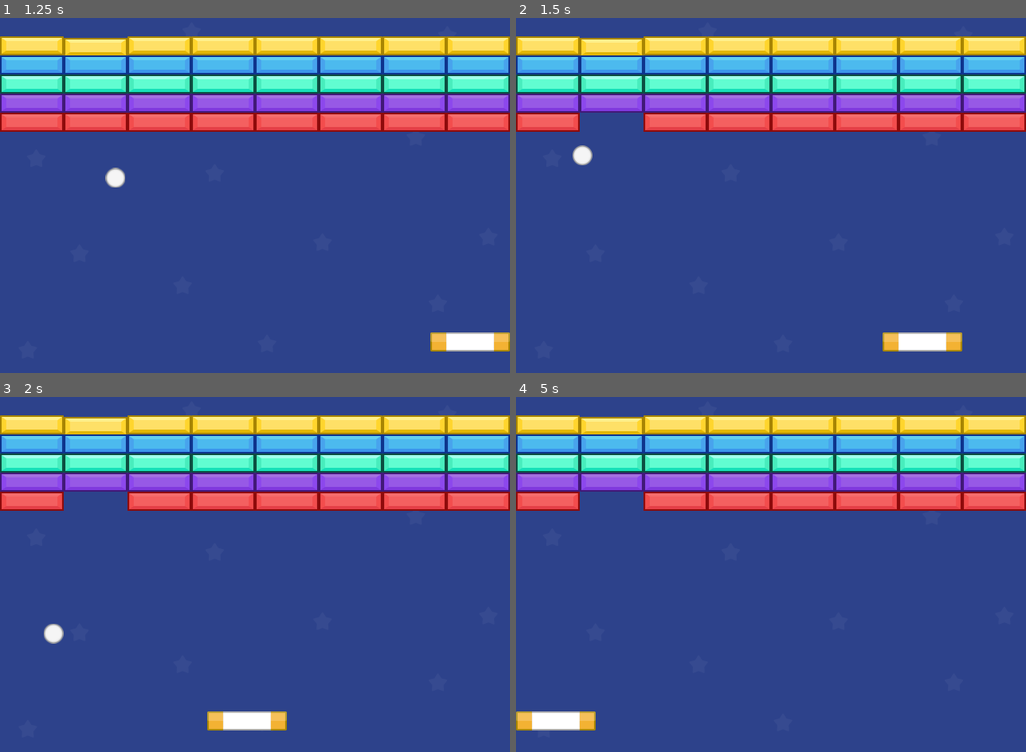
Above: before the commit, frames 1-4 (two rows, left to right).
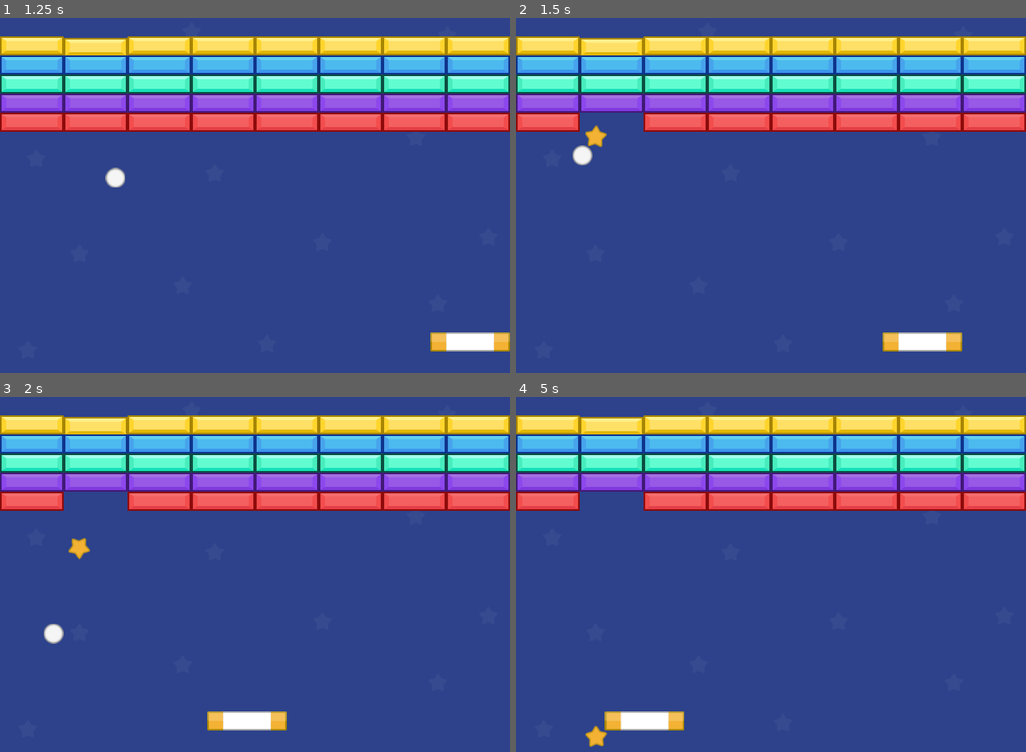
Above: after the commit, the same moments.

Repository: bouli/SuperArkanoide
Game: Godot game, scene res://scenes/level_1.tscn
Two runs of this game, one before a commit and one after it. Both use one fixed random seed, a clock stepped at 60 frames per second and the inputs below.
Inputs:
- Up to frame 1 (1.25 s): tap Enter at 0.5 s; hold Right (right) from 0.53 s (still down)
- Up to frame 2 (1.5 s): release Right (right) at 1.28 s; hold Left (left) from 1.28 s (still down)
- Up to frame 3 (2 s): keep holding Left (left)
- Up to frame 4 (5 s): release Left (left) at 2.03 s; hold Right (right) 2.03-3.53 s; hold Left (left) from 3.53 s (still down)

Frame 1 is identical in both runs. In frame 2, 0.2% of the frame differs, in the area x 13-18%, y 30-37%; in frame 3, 0.2%; in frame 4, 1.8%, in the area x 0-33%, y 88-99%.

Commit message:
feat(bullets): Add bullet power up feature

Diff:
--- a/project.godot
+++ b/project.godot
@@ -14,6 +14,10 @@
 run/main_scene="uid://cyh5sk4uq12nv"
 config/features=PackedStringArray("4.4", "Mobile")
 config/icon="res://icon.svg"
+
+[autoload]
+
+GameManager="*res://scripts/game_manager.gd"
 
 [display]
 
--- a/scenes/ball.tscn
+++ b/scenes/ball.tscn
@@ -17,3 +17,8 @@
 
 [node name="CollisionShape2D" type="CollisionShape2D" parent="."]
 shape = SubResource("CircleShape2D_cxlvu")
+
+[node name="ItemPowerUpTimer" type="Timer" parent="."]
+wait_time = 5.0
+
+[connection signal="timeout" from="ItemPowerUpTimer" to="." method="_on_item_power_up_timer_timeout"]
--- /dev/null
+++ b/scenes/bullet.tscn
@@ -0,0 +1,21 @@
+[gd_scene load_steps=4 format=3 uid="uid://cihqxckd3x0ns"]
+
+[ext_resource type="Texture2D" uid="uid://c3vftsh7gf1xw" path="res://sprites/Shot.png" id="1_mkf8s"]
+[ext_resource type="Script" uid="uid://dqb854vbkecx3" path="res://scripts/bullet.gd" id="1_y25gk"]
+
+[sub_resource type="CircleShape2D" id="CircleShape2D_y25gk"]
+
+[node name="Bullet" type="Area2D"]
+position = Vector2(325, 461)
+collision_layer = 32
+collision_mask = 16
+script = ExtResource("1_y25gk")
+speed = 250
+
+[node name="Sprite2D" type="Sprite2D" parent="."]
+texture = ExtResource("1_mkf8s")
+
+[node name="CollisionShape2D" type="CollisionShape2D" parent="."]
+shape = SubResource("CircleShape2D_y25gk")
+
+[connection signal="body_entered" from="." to="." method="_on_body_entered"]
--- a/scenes/player.tscn
+++ b/scenes/player.tscn
@@ -16,3 +16,8 @@
 
 [node name="CollisionShape2D" type="CollisionShape2D" parent="."]
 shape = SubResource("RectangleShape2D_g2els")
+
+[node name="SpawnShootTimer" type="Timer" parent="."]
+wait_time = 0.5
+
+[connection signal="timeout" from="SpawnShootTimer" to="." method="_on_spawn_shoot_time_out"]
--- a/scripts/ball.gd
+++ b/scripts/ball.gd
@@ -2,11 +2,12 @@
 
 var started = false
 
+@onready var item_power_up_timer: Timer = $ItemPowerUpTimer
 @export var y_speed = -250
 @export var angle = [-250,250]
-@export var drop_probabilty = 0.2
+@export var drop_probabilty = 0.5
 @export var item_scene = preload("res://scenes/item_power_up.tscn")
-
+@export var item_power_up_ready:bool = true
 
 # Called every frame. 'delta' is the elapsed time since the previous frame.
 func _physics_process(delta: float) -> void:
@@ -28,7 +29,15 @@
 func spawn_item(position_item : Vector2):
 	var my_rand = randf()
 	print(my_rand)
-	if my_rand < drop_probabilty:
+	if my_rand < drop_probabilty && item_power_up_ready:
+		item_power_up_ready = false
+		item_power_up_timer.start()
+		print('item_power_up not ready!')
 		var item = item_scene.instantiate()
 		item.position = position_item
 		get_parent().add_child(item)
+
+
+func _on_item_power_up_timer_timeout() -> void:
+	item_power_up_ready = true
+	print('item_power_up ready!')
--- /dev/null
+++ b/scripts/bullet.gd
@@ -0,0 +1,14 @@
+extends Area2D
+
+@export var speed = 100
+
+func _physics_process(delta: float) -> void:
+	global_position.y -= speed * delta
+
+
+
+func _on_body_entered(body: Node2D) -> void:
+	queue_free()
+	body.queue_free()
+
+	pass # Replace with function body.
--- a/scripts/environment.gd
+++ b/scripts/environment.gd
@@ -10,6 +10,8 @@
 func _on_death_zone_body_entered(body: Node2D) -> void:
 	if body.name == "Ball":
 		timer_reset.start()
+	else:
+		body.queue_free()
 
 	pass # Replace with function body.
 
--- /dev/null
+++ b/scripts/game_manager.gd
@@ -0,0 +1,3 @@
+extends Node
+
+signal on_powerup
--- a/scripts/item_power_up.gd
+++ b/scripts/item_power_up.gd
@@ -8,6 +8,7 @@
 	var collision = move_and_collide(velocity * delta)
 	if collision != null:
 		var collision_object = collision.get_collider()
-		if "Player" in collision_object.name:
+		if collision_object.name == "Player":
+			GameManager.on_powerup.emit()
 			queue_free()
 			print("Item coletado")
--- a/scripts/player.gd
+++ b/scripts/player.gd
@@ -1,6 +1,14 @@
 extends CharacterBody2D
 
 @export var speed = 400
+@onready var spawn_shoot_timer: Timer = $SpawnShootTimer
+var bullet_scene = preload("res://scenes/bullet.tscn")
+
+var max_bullet:int = 20
+var current_bullet:int = 0
+
+func _ready() -> void:
+	GameManager.on_powerup.connect(spawn_bullet)
 
 func _physics_process(delta: float) -> void:
 	velocity.x = 0
@@ -11,3 +19,25 @@
 		velocity.x += speed
 
 	move_and_collide(velocity * delta)
+
+func spawn_bullet():
+	var left_shoot_instance = bullet_scene.instantiate()
+	get_parent().add_child(left_shoot_instance)
+	left_shoot_instance.global_position.x = global_position.x - 30
+	left_shoot_instance.global_position.y = global_position.y - 20
+
+	var right_shoot_instance = bullet_scene.instantiate()
+	get_parent().add_child(right_shoot_instance)
+	right_shoot_instance.global_position.x = global_position.x + 30
+	right_shoot_instance.global_position.y = global_position.y - 20
+
+	current_bullet += 2
+	if current_bullet <= max_bullet:
+		spawn_shoot_timer.start()
+	else:
+		spawn_shoot_timer.stop()
+		current_bullet = 0
+
+
+func _on_spawn_shoot_time_out() -> void:
+	spawn_bullet()
Not shown, added: scripts/bullet.gd.uid
Not shown, added: scripts/game_manager.gd.uid
